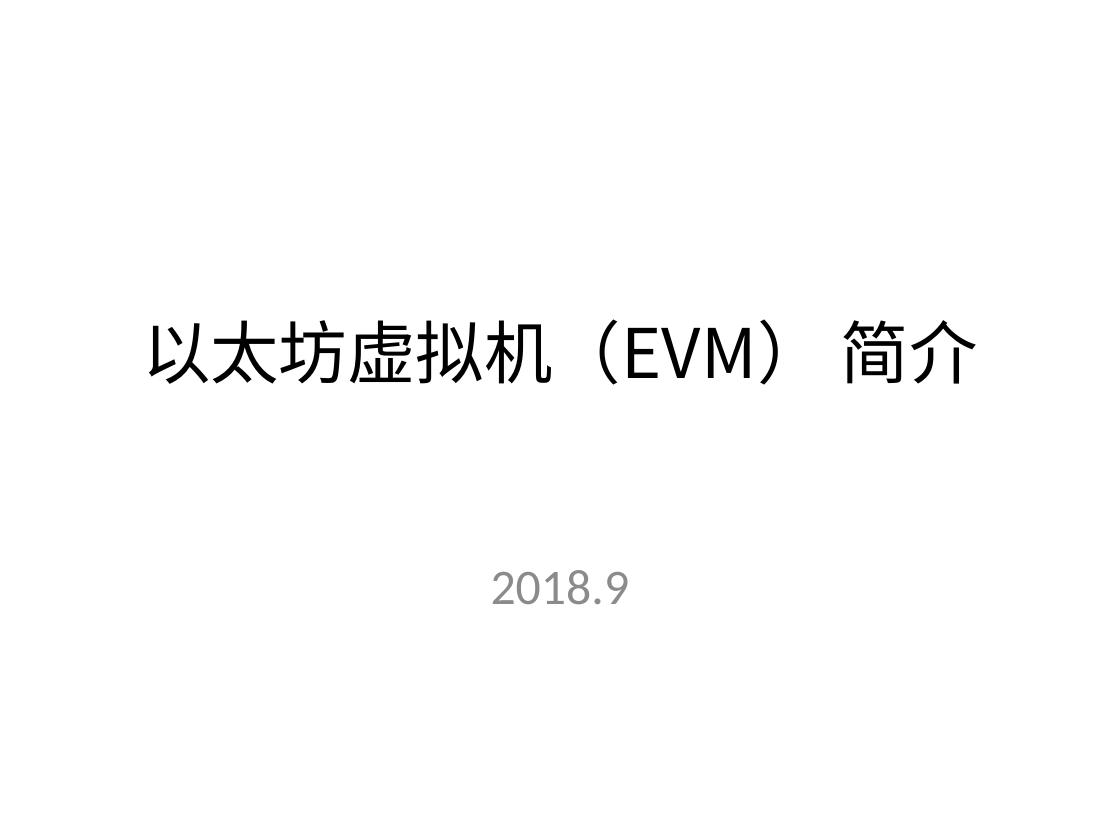
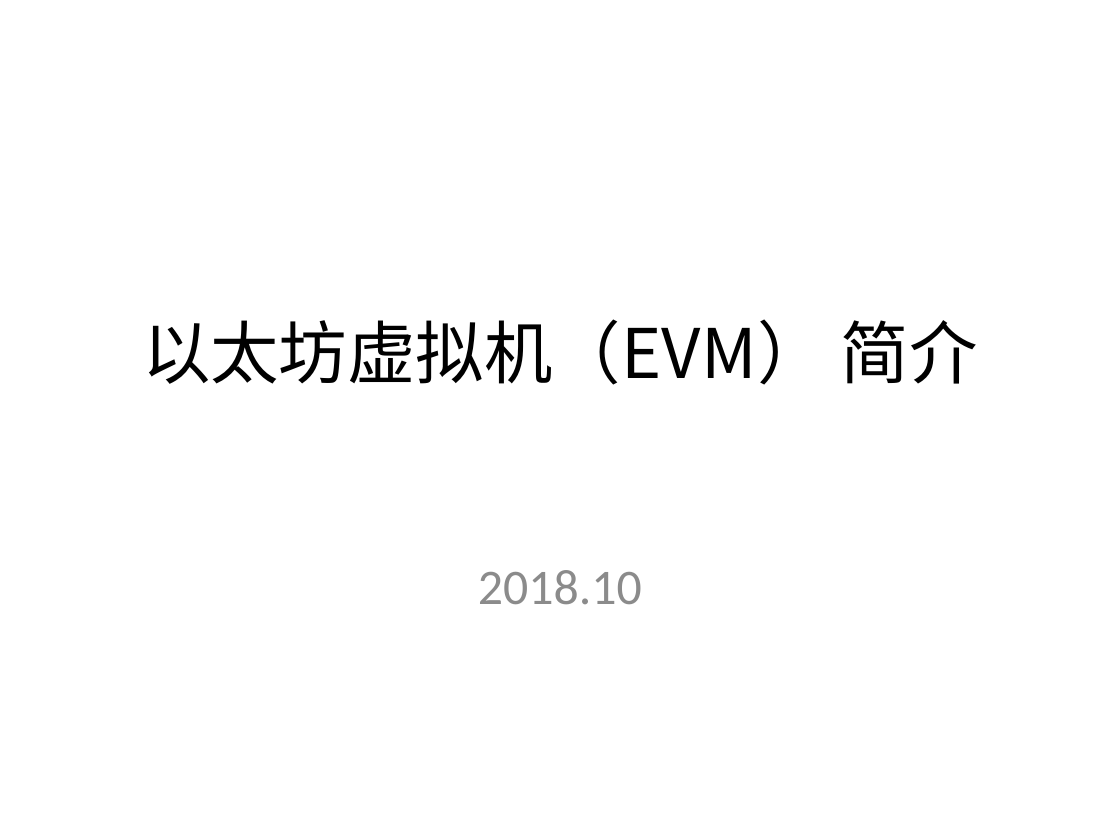
Before and after one commit to confucianzuoyuan/blockchain-tutorial, a slide deck: slide 1 of 以太坊教程/4_3_EVM简介.pptx. Drawn at 1120x840 pixels with LibreOffice and Linux fonts; fonts in the diff are those of the drawing. Boxes give left, top, right and bottom in pixels: in the first picture for what was removed or moved away, otherwise in the second. Text is boxed around its words. In the diff, an @@ line names an element or a change of style, - is before the commit and + after.

Commit message:
fix typo

```diff
--- a/以太坊教程/4_3_EVM简介.pptx
+++ b/以太坊教程/4_3_EVM简介.pptx
@@ subtitle at [478, 570, 642, 604]: text changed @@
-2018.9
+2018.10
```
